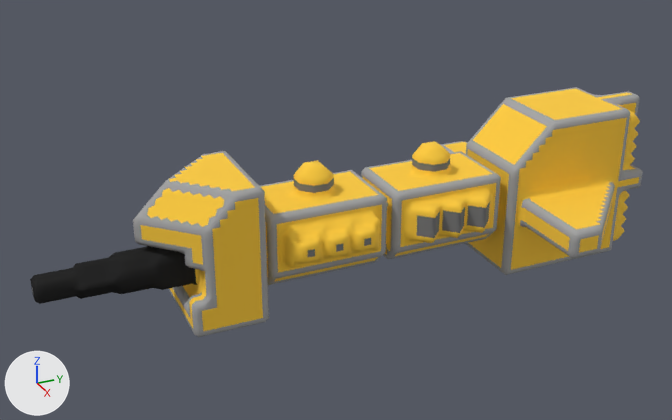
The OBJ model src/jsMain/resources/meshes/mechyrdia-4-honos-class.obj as it was, and as the next commit left it.
Before and after are seen from a 50 mm lens placed at (106.4, -52.7, 65.9), pointed at (-1.9, -3.9, 11.7). The axes (+X, +Y, +Z) are drawn at lower left. The lights are the same throughout. Where no turn or scale is listed for an object, it has been applied to the vertices.

The first picture shows 'mechyrdia-4-honos-class'.
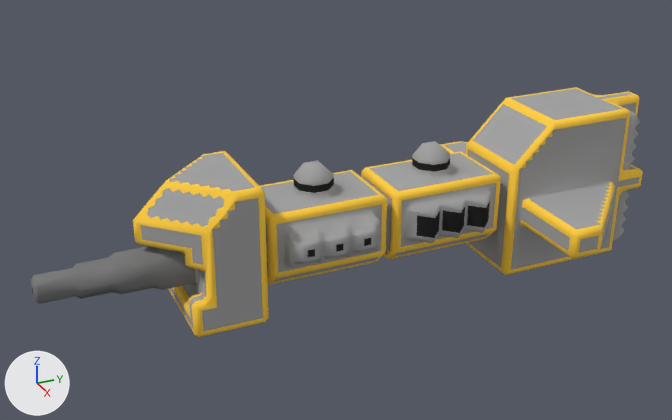
Changed parts and their boxes (x1, y1, x2, y2) in the pictures (672 x 420 px):
```json
{"part": 1, "of": "me_mechyrdia_4_honos_class", "change": "deleted", "before": [30, 87, 642, 337]}
{"part": 2, "of": "me_mechyrdia_4_honos_class", "change": "surface changed", "before": [33, 96, 643, 337], "after": [33, 96, 643, 337]}
```

Edits to the scene script, one JSON object a line:
```json
{"block": "me_mechyrdia_4_honos_class", "where": "# used by ob_mechyrdia_4_honos_class; location = (0.0, 0.0, 0.0)"}
{"op": "remove", "block": "me_mechyrdia_4_honos_class", "code": "me_mechyrdia_4_honos_class.from_pydata(...)  # 10330 vertices, 20658 faces; spans x -18.5..18.5, y -45.5..45.5, z 0.0..23.0"}
{"op": "add", "block": "me_mechyrdia_4_honos_class", "code": "me_mechyrdia_4_honos_class.from_pydata(...)  # 1880 vertices, 3503 faces; spans x -18.5..18.5, y -45.5..45.5, z 0.0..23.0"}
{"block": "me_mechyrdia_4_honos_class", "change": "me_mechyrdia_4_honos_class part 1: 8450 vertices removed from x -18.5..18.5, y -45.5..45.5, z 0.0..23.0"}
{"block": "me_mechyrdia_4_honos_class", "change": "me_mechyrdia_4_honos_class part 2: 814 kept faces spanning x -18.5..18.5, y -45.5..45.5, z 0.0..23.0 get new texture (UV) coordinates"}
```
